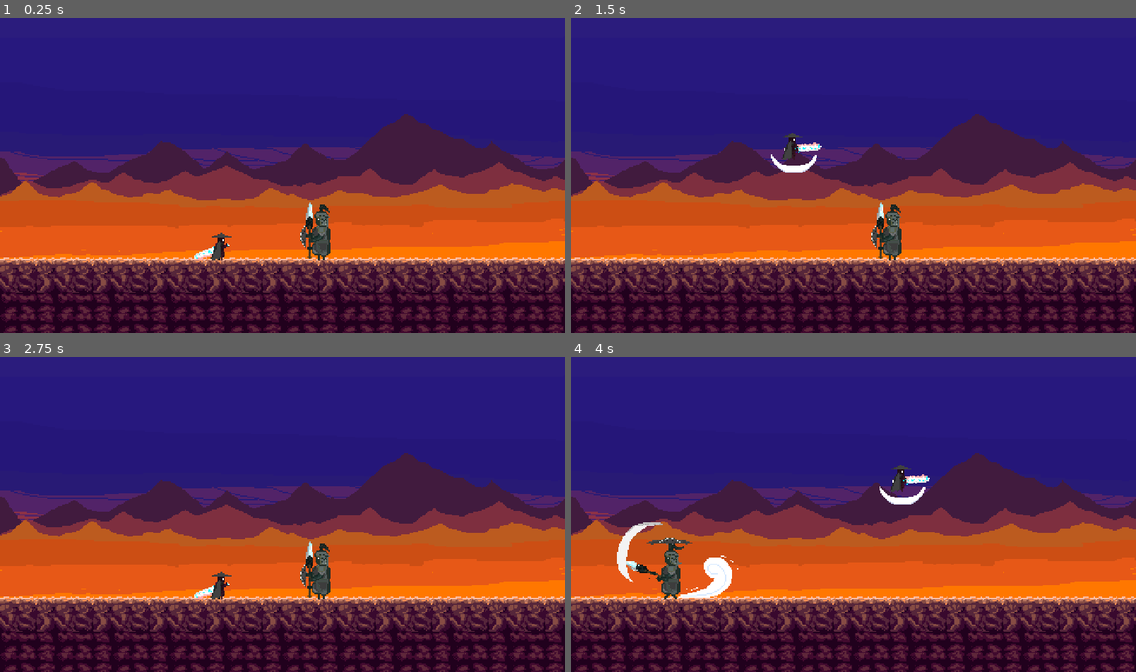
Above: before the commit, frames 1-4 (two rows, left to right).
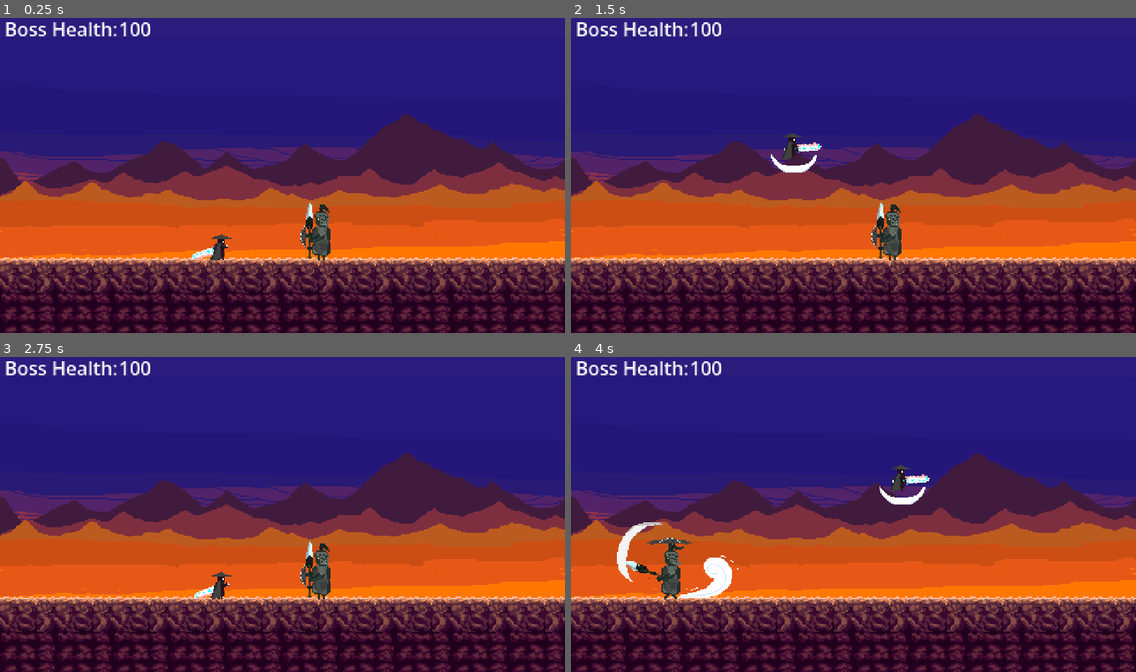
Above: after the commit, the same moments.

Repository: Shaurya0907/2d-souls
Game: Godot game, scene res://scenes/main.tscn
Same seed, same stepped clock (60 frames per second), same inputs: the game is played once before the commit and once after it.
Inputs (mouse positions are in pixels of both pictures, inside the frame that each line leads up to):
- Up to frame 1 (0.25 s): no input
- Up to frame 2 (1.5 s): tap Enter at 0.5 s; move the mouse to (977, 159) at 0.52 s; hold Right from 0.53 s (still down); click (977, 159) at 0.6 s; tap Space (jump) at 0.77 s; tap Q (parry) at 0.8, 1.35 s; move the mouse to (740, 191) at 1.27 s
- Up to frame 3 (2.75 s): tap Space (jump) at 1.52 s; click (169, 530) at 1.55 s; move the mouse to (339, 442) at 2.02 s; release Right at 2.03 s; hold Left from 2.03 s (still down); click (339, 442) at 2.1 s; tap Q (parry) at 2.3 s
- Up to frame 4 (4 s): move the mouse to (825, 577) at 2.77 s; release Left at 2.78 s; hold Right from 2.78 s (still down); right-click (825, 577) at 2.85 s; tap Space (jump) at 3.02, 3.77 s; click (825, 577) at 3.05 s; move the mouse to (1023, 561) at 3.52 s; tap Shift (dash) at 3.6 s; tap Q (parry) at 3.8 s

The runs differ from the first frame. In frame 1, 0.7% of the frame differs, in the area x 1-41%, y 1-77%; in frame 2, 0.6%; in frame 3, 0.6%; in frame 4, 0.6%.

Commit message:
fixed boss health bug
fixed the bug in which despite single attack boss could take 2 to 3 hits by rapidly changing player directions. No exploiting ;)

Diff:
--- a/scenes/main.tscn
+++ b/scenes/main.tscn
@@ -103,3 +103,15 @@
 
 [node name="Camera2D" type="Camera2D" parent="." unique_id=1498183244]
 anchor_mode = 0
+
+[node name="RichTextLabel" type="RichTextLabel" parent="." unique_id=1404901791]
+offset_left = 4.0
+offset_right = 145.0
+offset_bottom = 40.0
+text = "Boss Health: "
+
+[node name="RichTextLabel2" type="RichTextLabel" parent="." unique_id=2014697969]
+offset_left = 101.0
+offset_right = 242.0
+offset_bottom = 40.0
+text = "100"
--- a/scenes/player.tscn
+++ b/scenes/player.tscn
@@ -183,11 +183,11 @@
 "speed": 5.0
 }]
 
+[sub_resource type="RectangleShape2D" id="RectangleShape2D_rm1bd"]
+size = Vector2(12.5, 23)
+
 [sub_resource type="RectangleShape2D" id="RectangleShape2D_v15d6"]
 size = Vector2(19, 23)
-
-[sub_resource type="RectangleShape2D" id="RectangleShape2D_rm1bd"]
-size = Vector2(12.5, 23)
 
 [node name="player" type="CharacterBody2D" unique_id=1501936433]
 script = ExtResource("1_g2els")
@@ -201,7 +201,8 @@
 texture_filter = 1
 texture_repeat = 1
 sprite_frames = SubResource("SpriteFrames_v15d6")
-animation = &"down_parry"
+animation = &"attacking"
+frame = 4
 centered = false
 offset = Vector2(-64, -64)
 metadata/_dot_aseprite_importer_player = NodePath("AnimationPlayer")
@@ -211,6 +212,12 @@
 root_node = NodePath("../..")
 libraries/ = ExtResource("3_dqkch")
 
+[node name="Area2D" type="Area2D" parent="player_animated" unique_id=446981774]
+
+[node name="CollisionShape2D" type="CollisionShape2D" parent="player_animated/Area2D" unique_id=1544746593]
+position = Vector2(15.25, -1.5)
+shape = SubResource("RectangleShape2D_rm1bd")
+
 [node name="Timer" type="Timer" parent="." unique_id=1998868337]
 process_callback = 0
 wait_time = 0.46
@@ -220,19 +227,17 @@
 position = Vector2(-0.5, -1.5)
 shape = SubResource("RectangleShape2D_v15d6")
 
-[node name="Area2D" type="Area2D" parent="." unique_id=446981774]
-
-[node name="CollisionShape2D" type="CollisionShape2D" parent="Area2D" unique_id=1544746593]
-position = Vector2(15.25, -1.5)
-shape = SubResource("RectangleShape2D_rm1bd")
-
 [node name="attack_start" type="Timer" parent="." unique_id=73059026]
 process_callback = 0
-wait_time = 0.1
+wait_time = 0.32
 one_shot = true
 
+[node name="disable_attacking_area" type="Timer" parent="." unique_id=1583080453]
+wait_time = 0.05
+
 [connection signal="timeout" from="jump" to="." method="_on_jump_timeout"]
+[connection signal="body_entered" from="player_animated/Area2D" to="." method="_on_area_2d_body_entered"]
+[connection signal="body_exited" from="player_animated/Area2D" to="." method="_on_area_2d_body_exited"]
 [connection signal="timeout" from="Timer" to="." method="_on_timer_timeout"]
-[connection signal="body_entered" from="Area2D" to="." method="_on_area_2d_body_entered"]
-[connection signal="body_exited" from="Area2D" to="." method="_on_area_2d_body_exited"]
 [connection signal="timeout" from="attack_start" to="." method="_on_attack_start_timeout"]
+[connection signal="timeout" from="disable_attacking_area" to="." method="_on_disable_attacking_area_timeout"]
--- a/scripts/boss.gd
+++ b/scripts/boss.gd
@@ -46,6 +46,11 @@
 
 
 
+	if boss_health < 0:
+		boss_health = 0
+
+	if boss_health == 0:
+		queue_free()
 func _on_heavyintro_timeout() -> void:
 	if not boss.flip_h:
 		velocity.x = -240
--- a/scripts/player.gd
+++ b/scripts/player.gd
@@ -5,8 +5,11 @@
 @onready var player: AnimatedSprite2D = $player_animated
 @onready var timer: Timer = $Timer
 @onready var boss: CharacterBody2D = $"../boss1"
-@onready var attack_area: Area2D = $Area2D
+@onready var attack_area: Area2D = $player_animated/Area2D
 @onready var attack_start: Timer = $attack_start
+@onready var attack_collision: CollisionShape2D = $player_animated/Area2D/CollisionShape2D
+@onready var HEALTH: RichTextLabel = $"../RichTextLabel2"
+@onready var disable_attacking_area: Timer = $disable_attacking_area
 
 var player_health = 100
 var isjump = false
@@ -40,9 +43,12 @@
 	#Flips the player
 	if velocity.x > 0:
 		player.flip_h = false
+		attack_collision.position.x = 15.25
+
 	if velocity.x < 0:
 		player.flip_h = true
-
+		attack_collision.position.x = -15.25
+	print(attack_area.position.x)
 	if not is_on_floor():
 		isjump = true
 	else:
@@ -78,7 +84,6 @@
 
 	move_and_slide()
 
-	print(boss.boss_health)
 
 func health():
 	pass
@@ -116,15 +121,15 @@
 
 func _on_attack_start_timeout() -> void:
 		attack_area.monitoring = true
+		disable_attacking_area.start()
 
 
 func _on_area_2d_body_entered(body: Node2D) -> void:
 	if body.name == "boss1":
 		boss.boss_health -= 10
-	if anim_player.current_animation == "attacking":
-		await anim_player.animation_finished
-		attack_area.monitoring = false
+		disable_attacking_area.start()
+		HEALTH.text = str(boss.boss_health)
 
 
-func _on_area_2d_body_exited(body: Node2D) -> void:
+func _on_disable_attacking_area_timeout() -> void:
 	attack_area.monitoring = false
